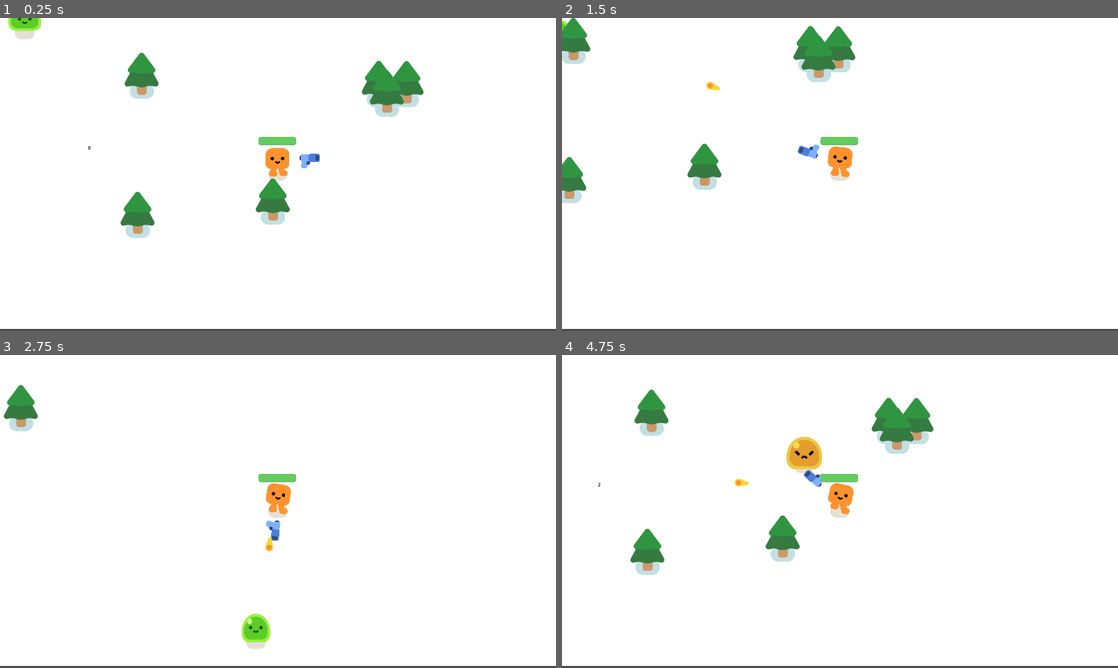
Above: before the commit, frames 1-4 (two rows, left to right).
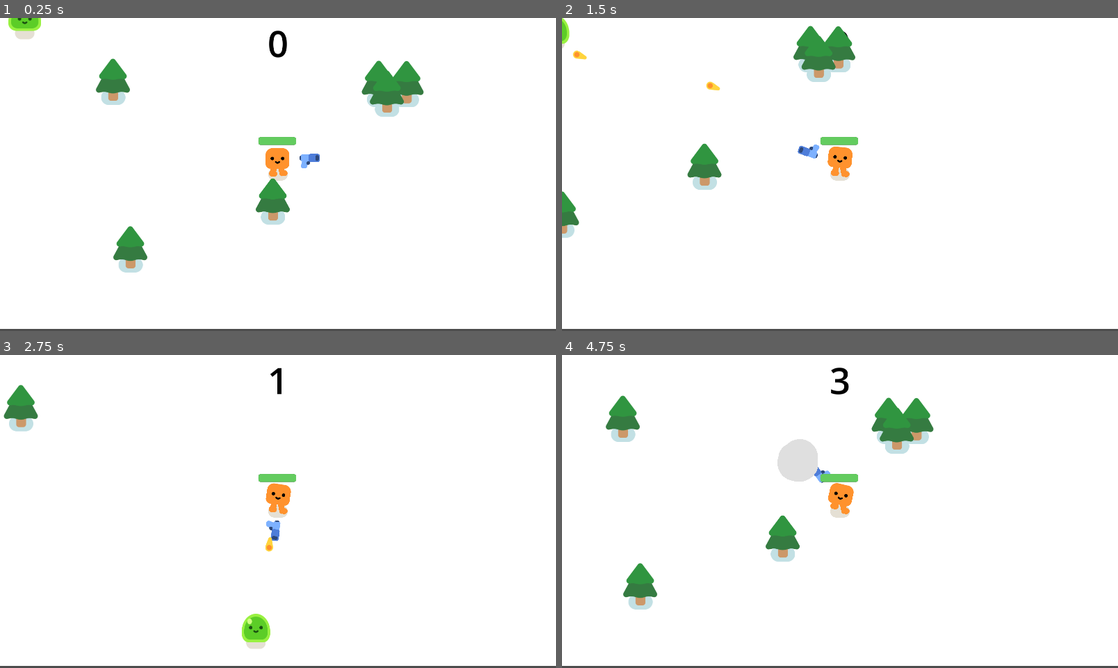
Above: after the commit, the same moments.

Repository: Lgsarius/NotGonnaHappen
Game: Godot game, scene res://game.tscn
The game is run twice, just before and just after one commit, with the same random seed, the same clock (stepped at 60 frames per second) and the same inputs.
Inputs:
- Up to frame 1 (0.25 s): no input
- Up to frame 2 (1.5 s): hold D (move_right) 0.53-1.28 s; hold S (move_down) from 1.28 s (still down)
- Up to frame 3 (2.75 s): release S (move_down) at 2.03 s; hold D (move_right) from 2.03 s (still down)
- Up to frame 4 (4.75 s): release D (move_right) at 2.78 s; hold W (move_up) 2.78-3.53 s; hold A (move_left) from 3.53 s (still down)

The runs differ from the first frame. In frame 1, 2.5% of the frame differs, in the area x 15-52%, y 4-82%; in frame 2, 1.3%; in frame 3, less than 0.1%; in frame 4, 3.5%, in the area x 6-52%, y 4-82%.

Commit message:
Score fixed in Camera

Diff:
--- a/game.tscn
+++ b/game.tscn
@@ -25,6 +25,19 @@
 offset_bottom = 1137.0
 scale = Vector2(1.07425, 0.944656)
 
+[node name="Score" type="Label" parent="CanvasLayer"]
+unique_name_in_owner = true
+anchors_preset = 5
+anchor_left = 0.5
+anchor_right = 0.5
+offset_left = -36.5
+offset_right = 36.5
+offset_bottom = 172.0
+grow_horizontal = 2
+theme_override_colors/font_color = Color(0, 0, 0, 1)
+theme_override_font_sizes/font_size = 126
+text = "0"
+
 [node name="Player" parent="." instance=ExtResource("1_ym5bf")]
 position = Vector2(940, 524)
 
@@ -38,13 +51,13 @@
 rotation = 1.56253
 
 [node name="PineTree" parent="." instance=ExtResource("2_f2uyu")]
-position = Vector2(455, 716)
+position = Vector2(430, 835)
 
 [node name="PineTree2" parent="." instance=ExtResource("2_f2uyu")]
 position = Vector2(922, 670)
 
 [node name="PineTree3" parent="." instance=ExtResource("2_f2uyu")]
-position = Vector2(469, 236)
+position = Vector2(370, 257)
 
 [node name="PineTree5" parent="." instance=ExtResource("2_f2uyu")]
 position = Vector2(1384, 265)
@@ -59,15 +72,6 @@
 autostart = true
 
 [node name="Mob" parent="." instance=ExtResource("4_m0sop")]
-
-[node name="Score" type="Label" parent="."]
-unique_name_in_owner = true
-offset_left = 284.0
-offset_top = 420.0
-offset_right = 370.0
-offset_bottom = 499.0
-theme_override_colors/font_color = Color(0, 0, 0, 1)
-text = "0"
 
 [node name="GameOver" type="CanvasLayer" parent="."]
 unique_name_in_owner = true
